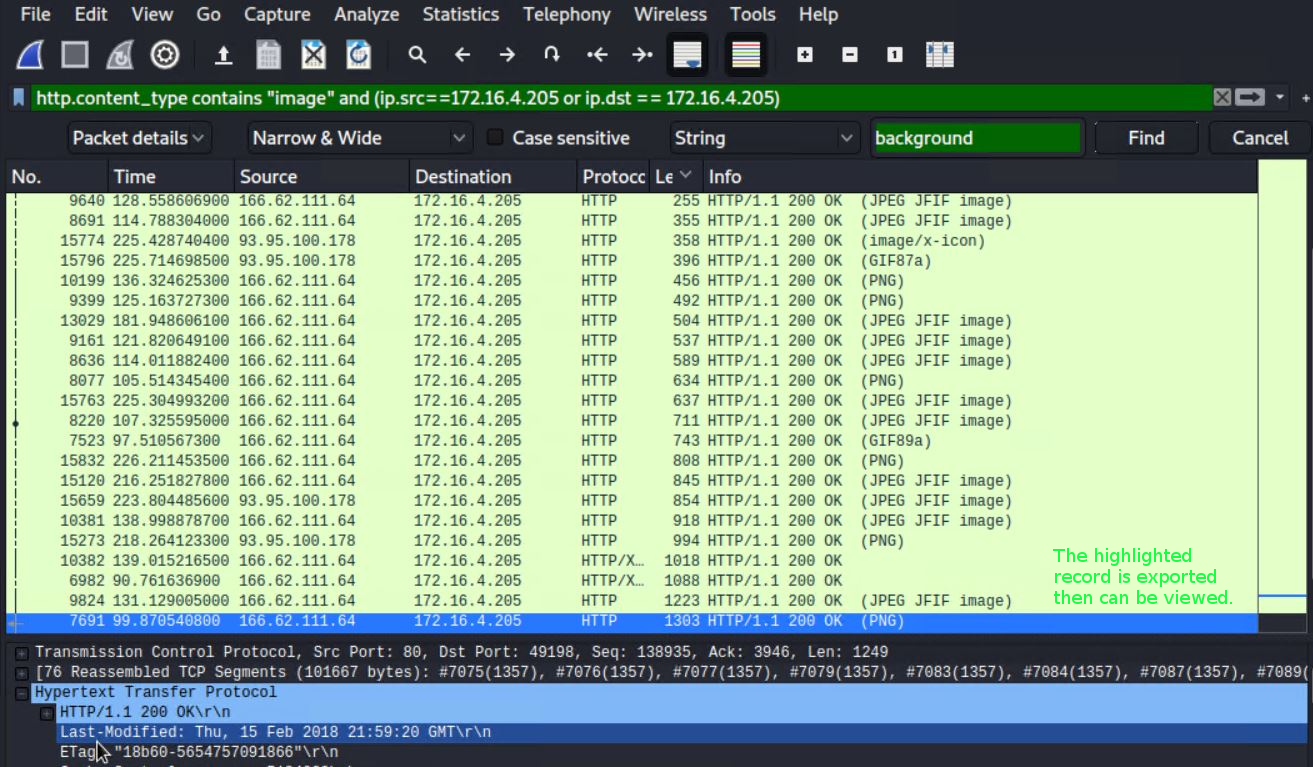
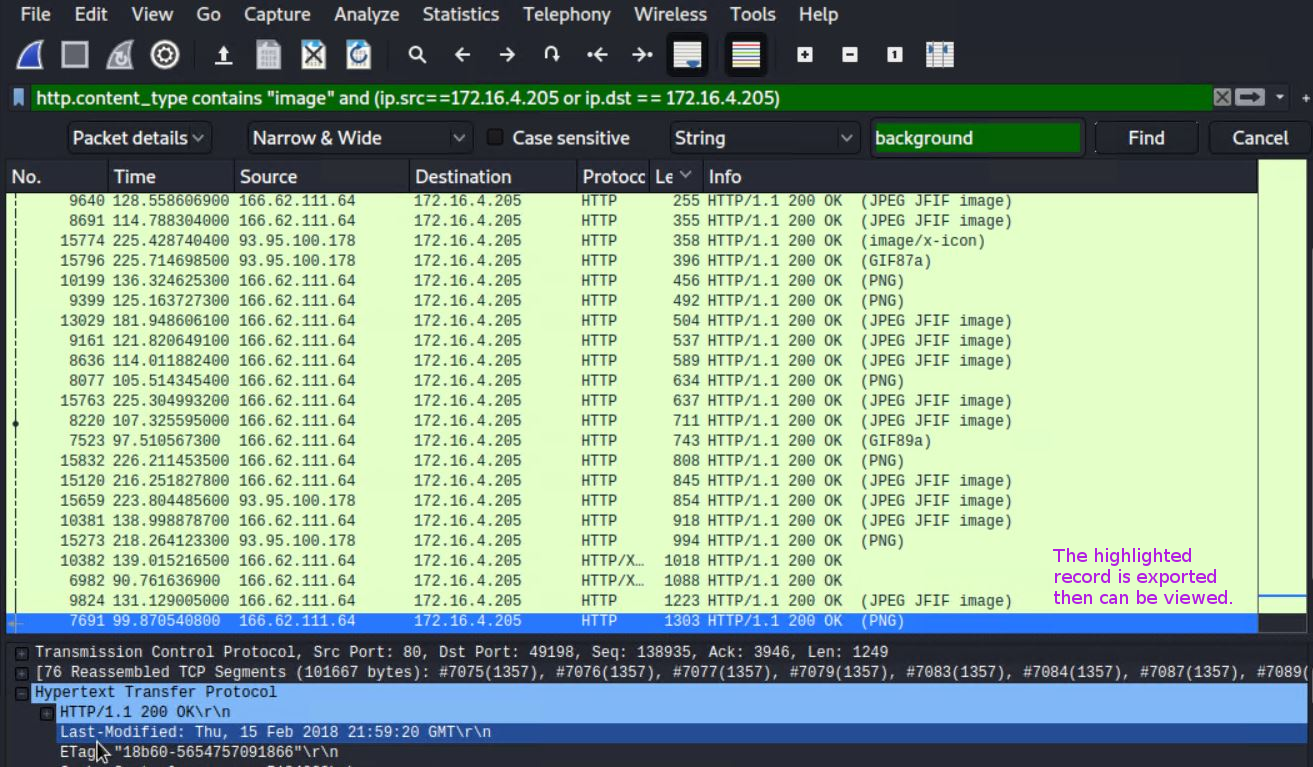
Layered file, before and after one edit (1313 × 767). Changes by layer:
painted on "The highlighted ..." over [1053, 548, 1232, 604]
